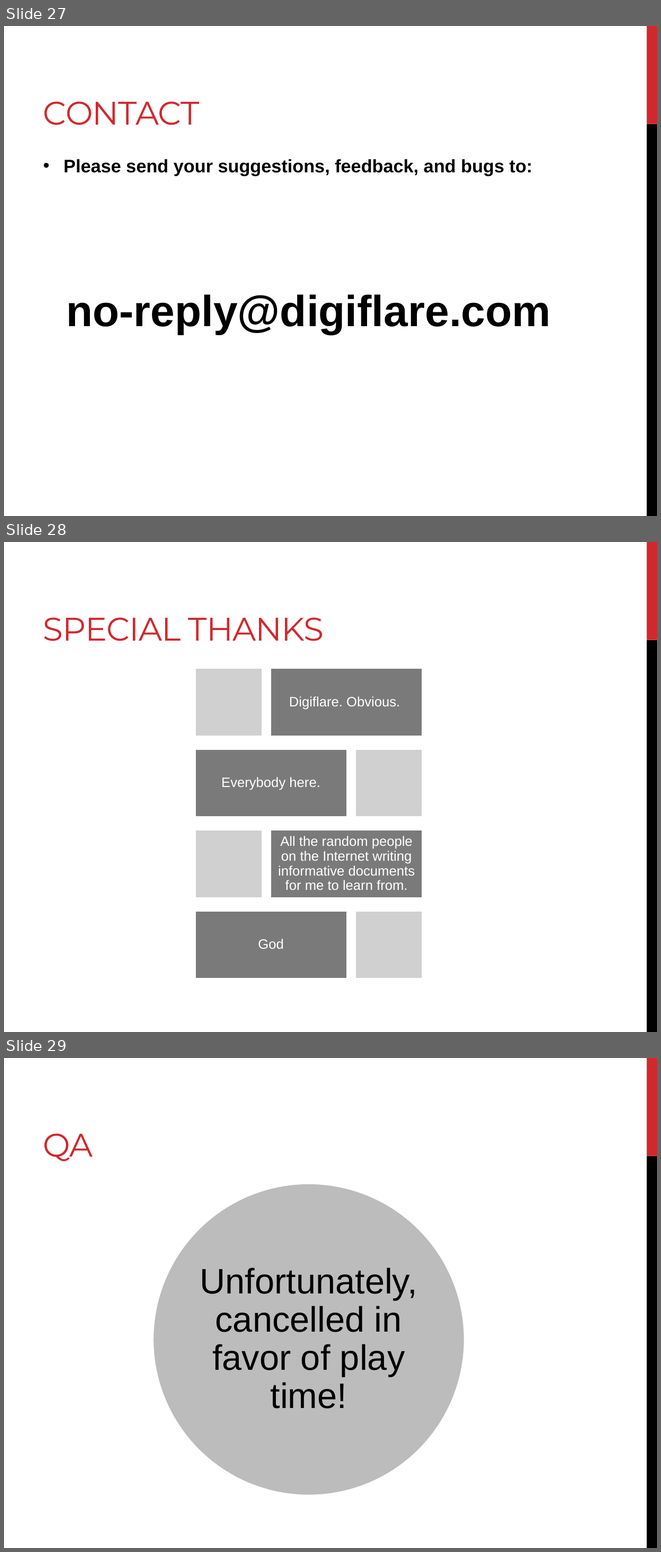
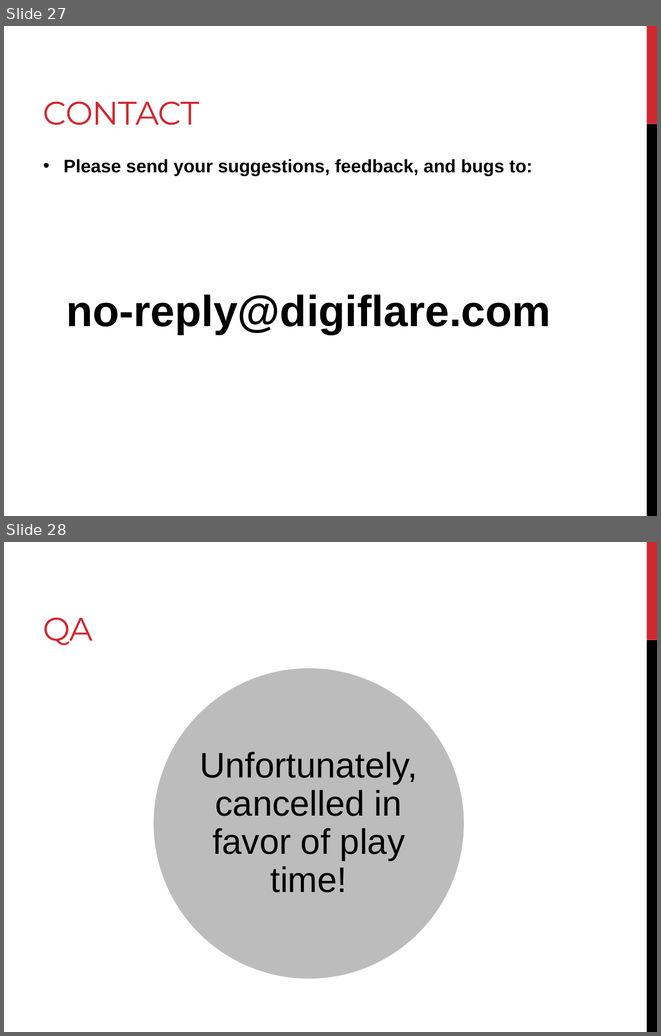
Before and after one commit to peterhoang/Super-Duper-Game, a slide deck: The Super-Awesome Game Deck.pptx. Shown one above the other, each under a label of ours: slides 27, 28 and 29 before the commit, slides 27 and 28 after it. The pictures are 661x1552 and 661x1036 pixels, drawn with LibreOffice and Linux fonts; fonts in the diff are those of the drawing; grey boxes stand for pictures. Boxes give left, top, right and bottom in pixels: in the first picture for what was removed or moved away, otherwise in the second. Text is boxed around its words. In the diff, an @@ line names an element or a change of style, - is before the commit and + after.

Commit message:
Update PP

```diff
--- a/The Super-Awesome Game Deck.pptx
+++ b/The Super-Awesome Game Deck.pptx
@@ slide 28 removed at bbox=[4, 542, 657, 1032], background #FFFFFF; not listed: 2 template elements that a slide beside it also shows @@
@@ title removed at bbox=[43, 617, 324, 641] @@
-SPECIAL THANKS
@@ group removed at bbox=[194, 668, 423, 979]: 4 rectangles, 4 texts, 4 pictures @@
-Digiflare. Obvious.
-Everybody here.
-All the random people on the Internet writing informative documents for me to learn from.
-God
@@ what was slide 29 is now slide 28 @@
```
Also in this commit, not shown: 2 slides changed.
